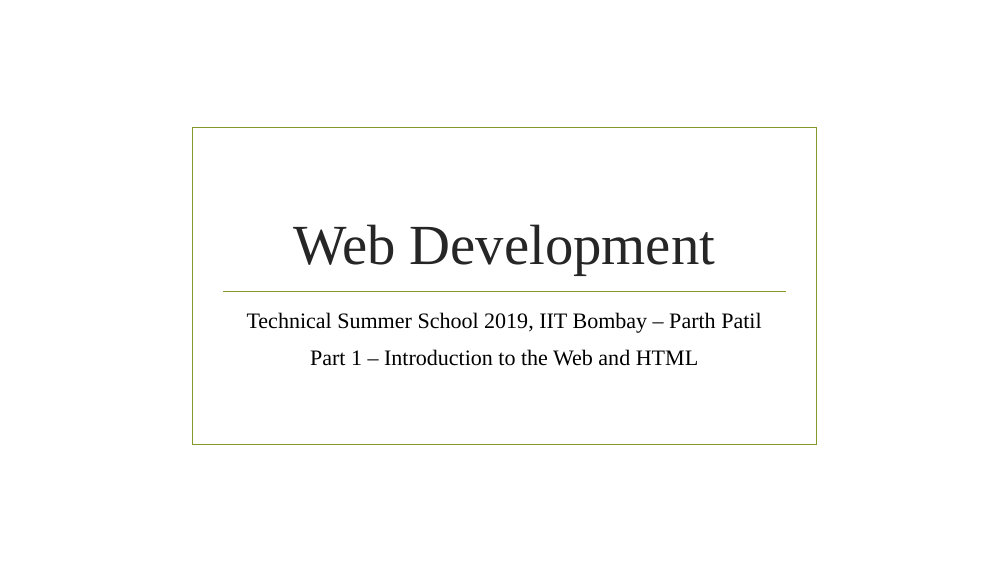
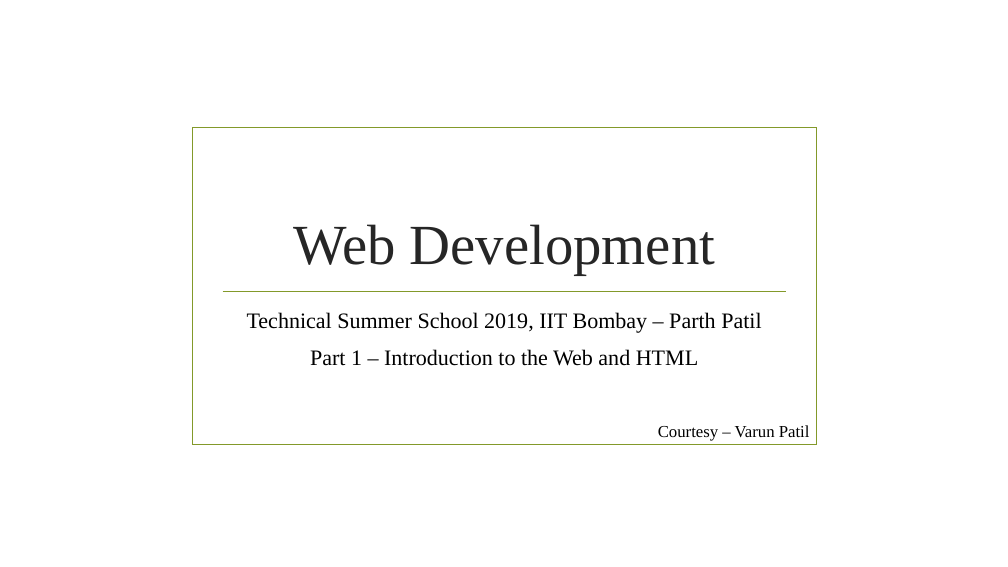
Before and after one commit to parthvpatil/parthvpatil.github.io, a slide deck: slide 1 of assets/files/blog/tutorials/webdev/Part1.pptx. Drawn at 1008x567 pixels with LibreOffice and Linux fonts; fonts in the diff are those of the drawing; background and template pictures are left out. Boxes give left, top, right and bottom in pixels: in the first picture for what was removed or moved away, otherwise in the second. Text is boxed around its words. In the diff, an @@ line names an element or a change of style, - is before the commit and + after.

```diff
--- a/assets/files/blog/tutorials/webdev/Part1.pptx
+++ b/assets/files/blog/tutorials/webdev/Part1.pptx
@@ text added at <box>658,425,810,441</box>, 16 pt, text #000000 @@
+Courtesy – Varun Patil
```
Also in this commit, not shown: 5 other slides changed, 3 other files.
